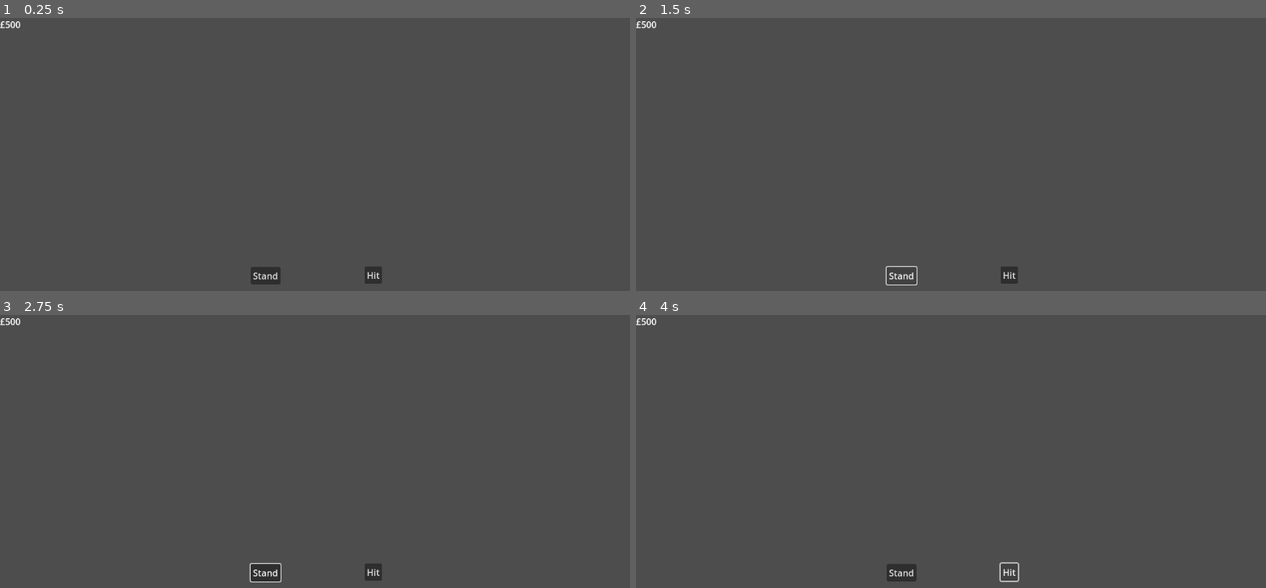
Above: before the commit, frames 1-4 (two rows, left to right).
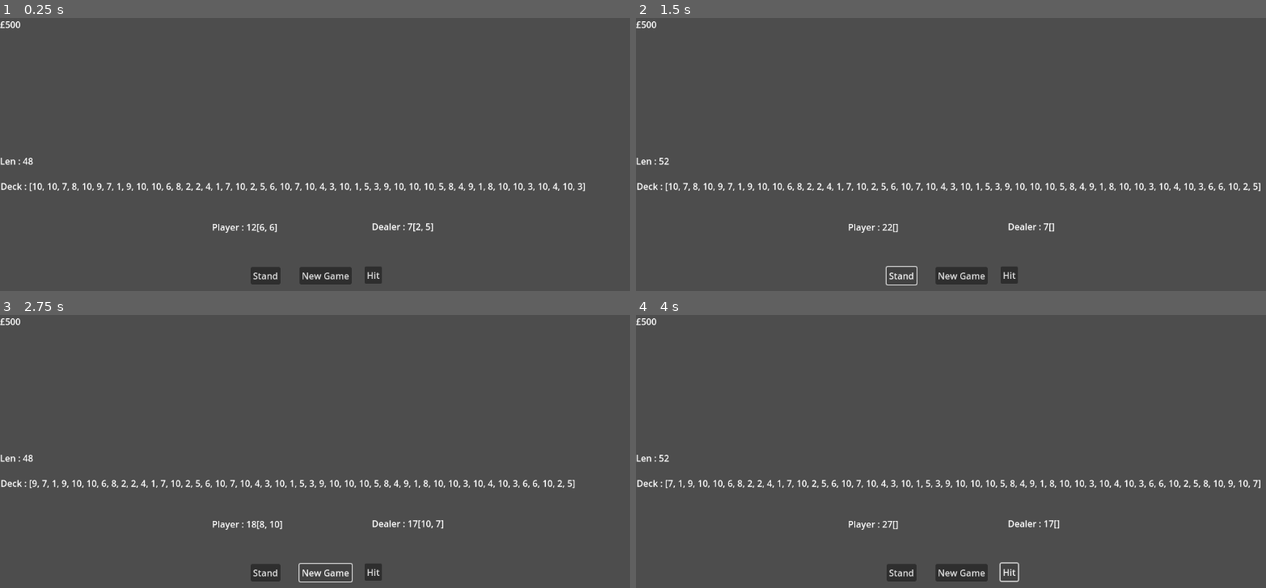
Above: after the commit, the same moments.

Repository: KarumGhag/Super-Gambler
Game: Godot game, scene res://BlackJack/Blackjack.tscn
Two runs of this game, one before a commit and one after it. Both use one fixed random seed, a clock stepped at 60 frames per second and the inputs below. This scene is started directly instead of the project's main scene.
Inputs (mouse positions are in pixels of both pictures, inside the frame that each line leads up to):
- Up to frame 1 (0.25 s): no input
- Up to frame 2 (1.5 s): click "Hit" at 0.5 s; click "Stand" at 1.25 s
- Up to frame 3 (2.75 s): click (327, 571) at 2 s, where only the run after the commit has a clickable "New Game"
- Up to frame 4 (4 s): click (963, 571) at 2.75 s, where only the run after the commit has a clickable "New Game"; click "Hit" at 3.5 s

The runs differ from the first frame. In frame 1, 1.8% of the frame differs, in the area x 0-93%, y 51-98%; in frame 2, 1.8%; in frame 3, 1.6%; in frame 4, 1.8%.

Commit message:
fixed bug where the deck would reset

Diff:
--- a/BlackJack/Blackjack.tscn
+++ b/BlackJack/Blackjack.tscn
@@ -25,8 +25,51 @@
 text = "Stand
 "
 
-[node name="BlackjackManager" type="Node2D" parent="." node_paths=PackedStringArray("hitButton", "standButton", "deckManager")]
+[node name="NewGame" type="Button" parent="."]
+offset_left = 534.0
+offset_top = 445.0
+offset_right = 627.0
+offset_bottom = 476.0
+text = "New Game
+"
+
+[node name="BlackjackManager" type="Node2D" parent="." node_paths=PackedStringArray("hitButton", "standButton", "deckManager", "deckLabel", "playerLabel", "dealerLabel", "deckLen", "message", "newGameButton")]
 script = ExtResource("3_4md35")
 hitButton = NodePath("../Hit")
 standButton = NodePath("../Stand")
 deckManager = NodePath("../deck")
+deckLabel = NodePath("../Deck")
+playerLabel = NodePath("../PlayerValue")
+dealerLabel = NodePath("../DealerValue")
+deckLen = NodePath("../deckLen")
+message = NodePath("../message")
+newGameButton = NodePath("../NewGame")
+
+[node name="PlayerValue" type="Label" parent="."]
+offset_left = 378.0
+offset_top = 362.0
+offset_right = 418.0
+offset_bottom = 385.0
+
+[node name="DealerValue" type="Label" parent="."]
+offset_left = 663.0
+offset_top = 361.0
+offset_right = 703.0
+offset_bottom = 384.0
+
+[node name="Deck" type="Label" parent="."]
+offset_left = 1.0
+offset_top = 289.0
+offset_right = 580.0
+offset_bottom = 312.0
+
+[node name="deckLen" type="Label" parent="."]
+offset_top = 244.0
+offset_right = 579.0
+offset_bottom = 267.0
+
+[node name="message" type="Label" parent="."]
+offset_left = 264.0
+offset_top = 187.0
+offset_right = 843.0
+offset_bottom = 210.0
--- a/BlackJack/blackjack_manager.gd
+++ b/BlackJack/blackjack_manager.gd
@@ -16,21 +16,42 @@
 
 var hasStood : bool = false
 
+@export var deckLabel : Label
+@export var playerLabel : Label
+@export var dealerLabel : Label
+@export var deckLen : Label
+@export var message : Label
+
+var inGame : bool = false
+@export var newGameButton : Button
+
 func _ready():
 
 	hitButton.connect("button_down", hit)
 	standButton.connect("button_down", stand)
+	newGameButton.connect("button_down", newGame)
 
 	#TEMPORARY
+	deckManager.cardValues.shuffle()
+	deck = deckManager.cardValues
 	newGame()
 
 
+
+
+
 func newGame() -> void:
+	if inGame:
+		print("in game")
+		return
 	hasStood = false
-	deckManager.cardValues = [1, 2, 3, 4, 5, 6, 7, 8, 9, 10, 10, 10, 10, 1, 2, 3, 4, 5, 6, 7, 8, 9, 10, 10, 10, 10, 1, 2, 3, 4, 5, 6, 7, 8, 9, 10, 10, 10, 10, 1, 2, 3, 4, 5, 6, 7, 8, 9, 10, 10, 10, 10]
-	deckManager.cardValues.shuffle()
-
-	deck = deckManager.cardValues
+
+	#deckManager.cardValues = [1, 2, 3, 4, 5, 6, 7, 8, 9, 10, 10, 10, 10, 1, 2, 3, 4, 5, 6, 7, 8, 9, 10, 10, 10, 10, 1, 2, 3, 4, 5, 6, 7, 8, 9, 10, 10, 10, 10, 1, 2, 3, 4, 5, 6, 7, 8, 9, 10, 10, 10, 10]
+
+
+
+
+	#print(len(deck))
 
 	playerCards = []
 	playerValue = 0
@@ -43,12 +64,13 @@
 	playerCards = getFirst2()
 	playerValue = getValue(playerCards)
 
-	print(playerCards, playerValue)
-	print(dealerCards, dealerValue)
+	#print(playerCards, playerValue)
+	#print(dealerCards, dealerValue)
 
 
 
 func getFirst2() -> Array:
+	inGame = true
 	var cards : Array = []
 
 	#adds first 2 cards in the deck to a temp value
@@ -80,47 +102,70 @@
 
 
 func hit() -> void:
-	if hasStood:
+	if hasStood or not inGame:
 		return
 	playerCards.append(deck[0])
 	midGameReset()
 
 
 	playerValue = getValue(playerCards)
-	print(playerCards, playerValue)
+	#print(playerCards, playerValue)
 
 	if playerValue > 21:
-		print("bust")
-		newGame()
+		#print("bust")
+		cardsToBottom(playerCards, dealerCards)
+		inGame = false
+
 
 func stand() -> void:
+	if not inGame:
+		return
 	hasStood = true
 	showDealerCard()
 
 	if dealerValue > playerValue:
-		print("dealer higher")
-		newGame()
+		#print("dealer higher")
+		cardsToBottom(playerCards, dealerCards)
+		inGame = false
 		return
 
 	while true:
 		dealerCards.append(deck[0])
 		midGameReset()
 		dealerValue = getValue(dealerCards)
+
+		#dealer bust
 		if dealerValue > 21:
-			print("dealer bust, player wins")
-			newGame()
+			message.text = "dealer bust"
+			cardsToBottom(playerCards, dealerCards)
+			inGame = false
 			return
 
+		#dealer has higher number and wins
 		if dealerValue > playerValue:
-			print("dealer has higher number")
-			newGame()
+			message.text = "dealer has higher number"
+			cardsToBottom(playerCards, dealerCards)
+			inGame = false
 			return
 
-		if dealerValue > 17:
+		#dealer cant hit over 17
+		if dealerValue >= 17:
 			break
 
-	if dealerValue < playerValue:
-		print("player wins higher number")
+	#player wins - they have higher number
+	if dealerValue < playerValue and dealerValue >= 17:
+		message.text = "player has higher number"
+		cardsToBottom(playerCards, dealerCards)
+		inGame = false
+		return
+
+	#draw
+	if dealerValue == playerValue:
+		message.text = "draw"
+		cardsToBottom(playerCards, dealerCards)
+		inGame = false
+		return
+
 
 
 
@@ -152,3 +197,18 @@
 		return false
 	else:
 		return true
+
+func cardsToBottom(player : Array, dealer : Array) -> void:
+	for i in range(len(player)):
+		deck.append(player[i])
+	for i in range(len(dealer)):
+		deck.append(dealer[i])
+
+	playerCards = []
+	dealerCards = []
+
+func _process(_delta) -> void:
+	playerLabel.text = "Player : " + str(playerValue) + str(playerCards)
+	dealerLabel.text = "Dealer : " + str(dealerValue) + str(dealerCards)
+	deckLabel.text = "Deck : " + str(deck)
+	deckLen.text = "Len : " + str(len(deck))
